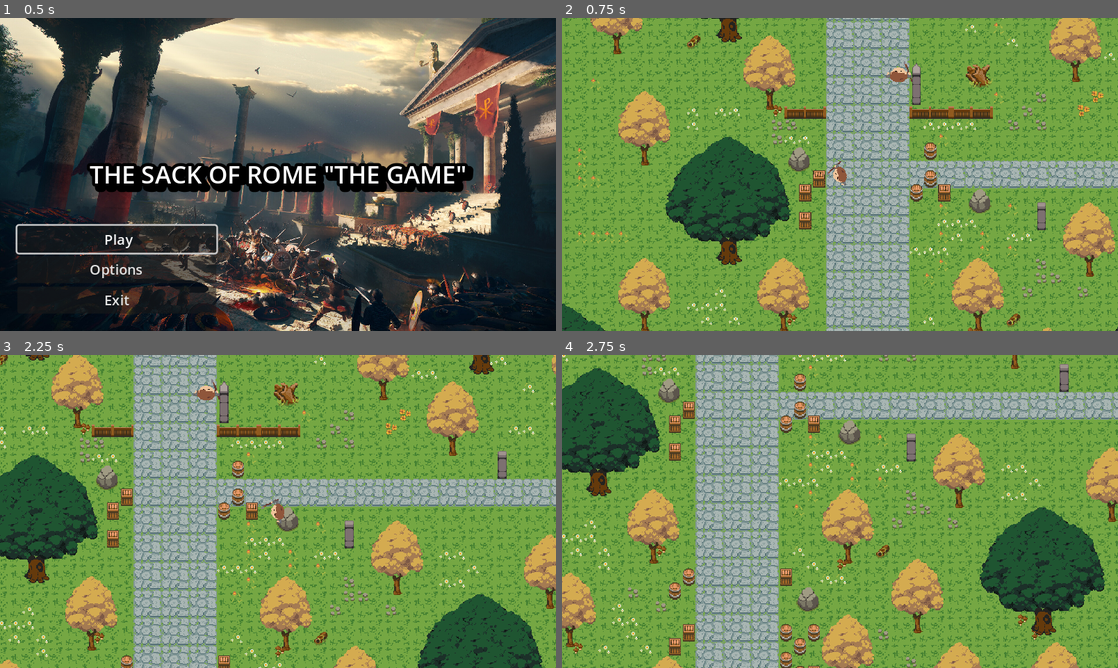
Above: before the commit, frames 1-4 (two rows, left to right).
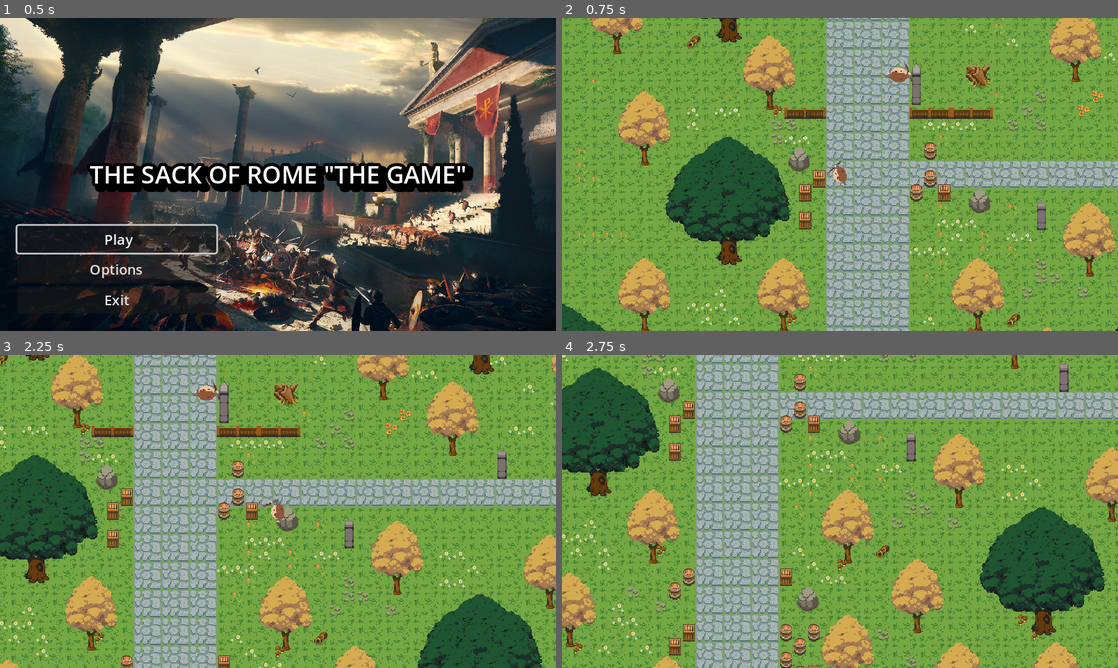
Above: after the commit, the same moments.

Repository: casualhoodlums/sackofromethegame
Game: Godot game, scene res://source/ui/MainMenu.tscn
Two runs of this game, one before a commit and one after it. Both use one fixed random seed, a clock stepped at 60 frames per second and the inputs below.
Inputs (mouse positions are in pixels of both pictures, inside the frame that each line leads up to):
- Up to frame 1 (0.5 s): no input
- Up to frame 2 (0.75 s): click "Play" at 0.5 s
- Up to frame 3 (2.25 s): tap Enter at 1.25 s; move the mouse to (400, 495) at 1.27 s; hold D (move_right) 1.28-2.03 s; click (400, 495) at 1.35 s; move the mouse to (166, 527) at 2.02 s; hold S (move_down) from 2.03 s (still down); click (166, 527) at 2.1 s
- Up to frame 4 (2.75 s): keep holding S (move_down)

Frame 1 is identical in both runs. In frame 2, 0.7% of the frame differs, in the area x 0-98%, y 0-100%; in frame 3, 2.4%, in the area x 0-99%, y 0-100%; in frame 4, 2.3%.

Commit message:
added door that closes on entering

Diff:
--- /dev/null
+++ b/scenes/Door.tscn
@@ -0,0 +1,95 @@
+[gd_scene load_steps=13 format=3 uid="uid://bfpn5i4f6kvsc"]
+
+[ext_resource type="Texture2D" uid="uid://brp38xf2rk5y5" path="res://art/Objects/animatedcastledoors.png" id="1_5587n"]
+[ext_resource type="Script" path="res://source/Objects/Door.gd" id="1_ovdfk"]
+
+[sub_resource type="RectangleShape2D" id="RectangleShape2D_f476m"]
+size = Vector2(64, 8)
+
+[sub_resource type="AtlasTexture" id="AtlasTexture_sd356"]
+atlas = ExtResource("1_5587n")
+region = Rect2(256, 0, 64, 96)
+
+[sub_resource type="AtlasTexture" id="AtlasTexture_54gjg"]
+atlas = ExtResource("1_5587n")
+region = Rect2(192, 0, 64, 96)
+
+[sub_resource type="AtlasTexture" id="AtlasTexture_etfed"]
+atlas = ExtResource("1_5587n")
+region = Rect2(128, 0, 64, 96)
+
+[sub_resource type="AtlasTexture" id="AtlasTexture_xbt3x"]
+atlas = ExtResource("1_5587n")
+region = Rect2(64, 0, 64, 96)
+
+[sub_resource type="SpriteFrames" id="SpriteFrames_wxffx"]
+animations = [{
+"frames": [{
+"duration": 1.0,
+"texture": SubResource("AtlasTexture_sd356")
+}, {
+"duration": 1.0,
+"texture": SubResource("AtlasTexture_54gjg")
+}, {
+"duration": 1.0,
+"texture": SubResource("AtlasTexture_etfed")
+}, {
+"duration": 1.0,
+"texture": SubResource("AtlasTexture_xbt3x")
+}],
+"loop": false,
+"name": &"default",
+"speed": 5.0
+}]
+
+[sub_resource type="AtlasTexture" id="AtlasTexture_h6hpr"]
+atlas = ExtResource("1_5587n")
+region = Rect2(0, 0, 64, 96)
+
+[sub_resource type="SpriteFrames" id="SpriteFrames_bu2f4"]
+animations = [{
+"frames": [{
+"duration": 1.0,
+"texture": SubResource("AtlasTexture_h6hpr")
+}],
+"loop": true,
+"name": &"default",
+"speed": 5.0
+}]
+
+[sub_resource type="RectangleShape2D" id="RectangleShape2D_ylnyx"]
+size = Vector2(5.5, 12)
+
+[sub_resource type="RectangleShape2D" id="RectangleShape2D_8dw3f"]
+size = Vector2(64, 12)
+
+[node name="Door" type="StaticBody2D"]
+script = ExtResource("1_ovdfk")
+
+[node name="Trigger" type="Area2D" parent="."]
+position = Vector2(0, 32)
+collision_layer = 0
+collision_mask = 2
+
+[node name="TriggerBox" type="CollisionShape2D" parent="Trigger"]
+position = Vector2(0, -4)
+shape = SubResource("RectangleShape2D_f476m")
+
+[node name="AnimatedSprite2D" type="AnimatedSprite2D" parent="."]
+sprite_frames = SubResource("SpriteFrames_wxffx")
+
+[node name="DoorFrame" type="AnimatedSprite2D" parent="."]
+sprite_frames = SubResource("SpriteFrames_bu2f4")
+
+[node name="Edge1" type="CollisionShape2D" parent="."]
+position = Vector2(-29.75, 42)
+shape = SubResource("RectangleShape2D_ylnyx")
+
+[node name="Edge2" type="CollisionShape2D" parent="."]
+position = Vector2(29, 42)
+shape = SubResource("RectangleShape2D_ylnyx")
+
+[node name="DoorClosed" type="CollisionShape2D" parent="."]
+position = Vector2(0, 42)
+shape = SubResource("RectangleShape2D_8dw3f")
+disabled = true
--- a/scenes/Player.tscn
+++ b/scenes/Player.tscn
@@ -36,6 +36,8 @@
 size = Vector2(22.009, 19.2477)
 
 [node name="Player" type="CharacterBody2D"]
+collision_layer = 3
+collision_mask = 3
 motion_mode = 1
 script = ExtResource("1_5h2rg")
 
--- a/scenes/World.tscn
+++ b/scenes/World.tscn
@@ -1,17 +1,18 @@
-[gd_scene load_steps=8 format=3 uid="uid://lex5q2xpjuyx"]
+[gd_scene load_steps=9 format=3 uid="uid://lex5q2xpjuyx"]
 
 [ext_resource type="Script" path="res://source/World.gd" id="1_xdipj"]
 [ext_resource type="PackedScene" uid="uid://bi7xauranhaqw" path="res://scenes/Player.tscn" id="2_mq67x"]
 [ext_resource type="PackedScene" uid="uid://dbbufgbswsv31" path="res://scenes/Streets.tscn" id="3_gaouk"]
 [ext_resource type="PackedScene" uid="uid://djflj7k7oln58" path="res://source/ui/PauseMenu.tscn" id="4_hur3n"]
 [ext_resource type="PackedScene" uid="uid://duqlkg3ou6pw7" path="res://source/ui/DevMenu.tscn" id="5_ij7ps"]
-[ext_resource type="PackedScene" path="res://scenes/BasicEnemyMan.tscn" id="6_wdfy8"]
+[ext_resource type="PackedScene" uid="uid://c73fkh4b5yp06" path="res://scenes/BasicEnemyMan.tscn" id="6_wdfy8"]
+[ext_resource type="PackedScene" uid="uid://bfpn5i4f6kvsc" path="res://scenes/Door.tscn" id="7_uhm7f"]
 
 [sub_resource type="CanvasItemMaterial" id="CanvasItemMaterial_cffa8"]
 blend_mode = 1
 
 [node name="World" type="Node2D"]
-position = Vector2(161, 567)
+position = Vector2(251, 640)
 script = ExtResource("1_xdipj")
 
 [node name="Player" parent="." instance=ExtResource("2_mq67x")]
@@ -27,4 +28,8 @@
 material = SubResource("CanvasItemMaterial_cffa8")
 position = Vector2(68, -121)
 
+[node name="Door" parent="." instance=ExtResource("7_uhm7f")]
+position = Vector2(34, -335)
+reverseEntrance = true
+
 [connection signal="spawn_man" from="DevMenu" to="." method="_on_dev_menu_spawn_man"]
--- /dev/null
+++ b/source/Objects/Door.gd
@@ -0,0 +1,25 @@
+extends StaticBody2D
+
+@onready var trigger = $Trigger
+@onready var closeDoor = $AnimatedSprite2D
+@onready var blockDoor = $DoorClosed
+@onready var doorShut = false
+
+@export var reverseEntrance = false
+@onready var triggerBox = $Trigger/TriggerBox
+# Called when the node enters the scene tree for the first time.
+func _ready():
+	trigger.connect("body_entered", _shut_door)
+	if reverseEntrance:
+		triggerBox.move_local_y(34)
+
+func _shut_door(body: Node2D):
+	if not doorShut:
+		doorShut = true
+		closeDoor.play()
+		blockDoor.set_deferred("disabled", false)
+		trigger.disconnect("body_entered", _shut_door)
+
+# Called every frame. 'delta' is the elapsed time since the previous frame.
+func _process(delta):
+	pass
Binary file added: art/Objects/animatedcastledoors.png
Not shown, added: art/Objects/animatedcastledoors.png.import
